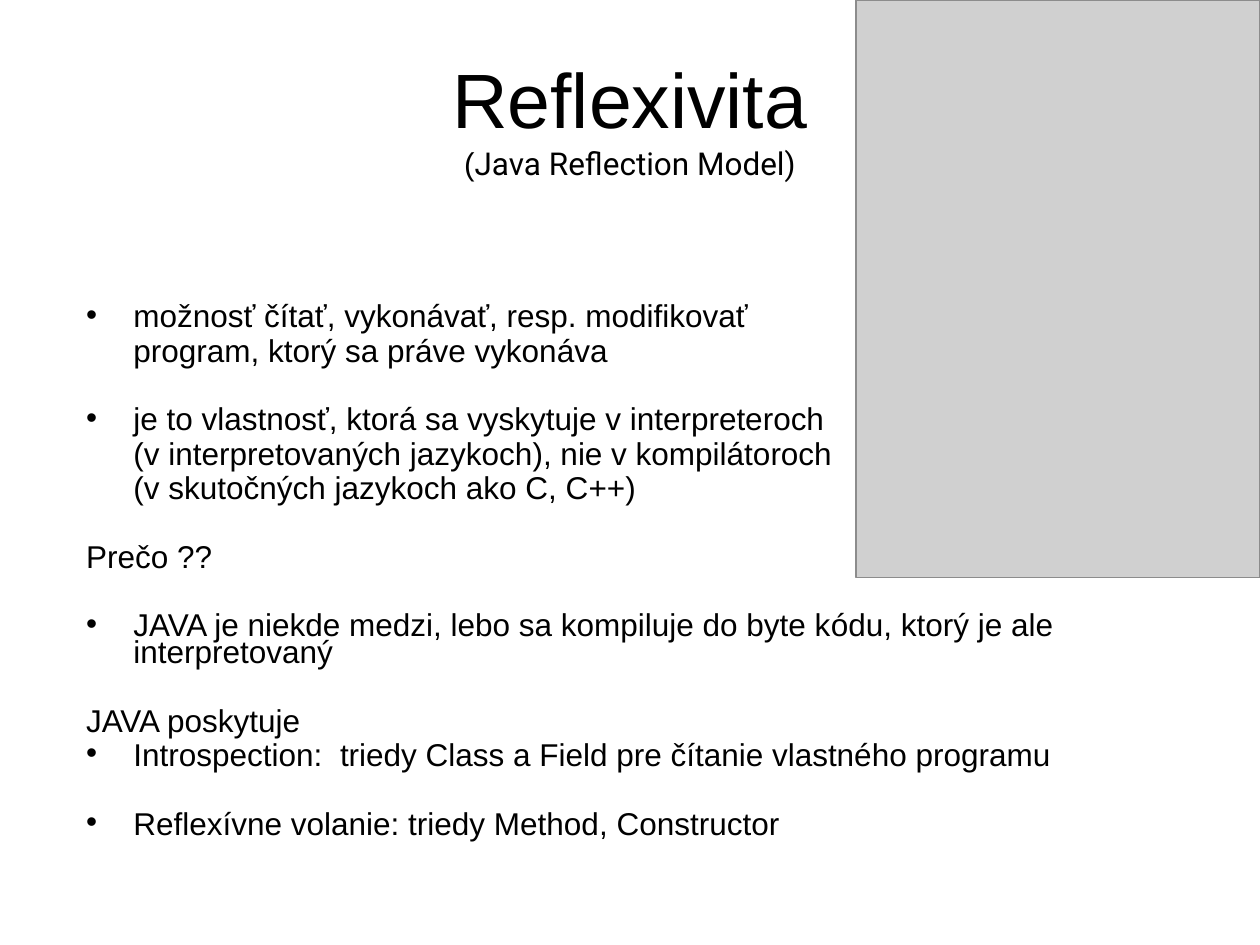
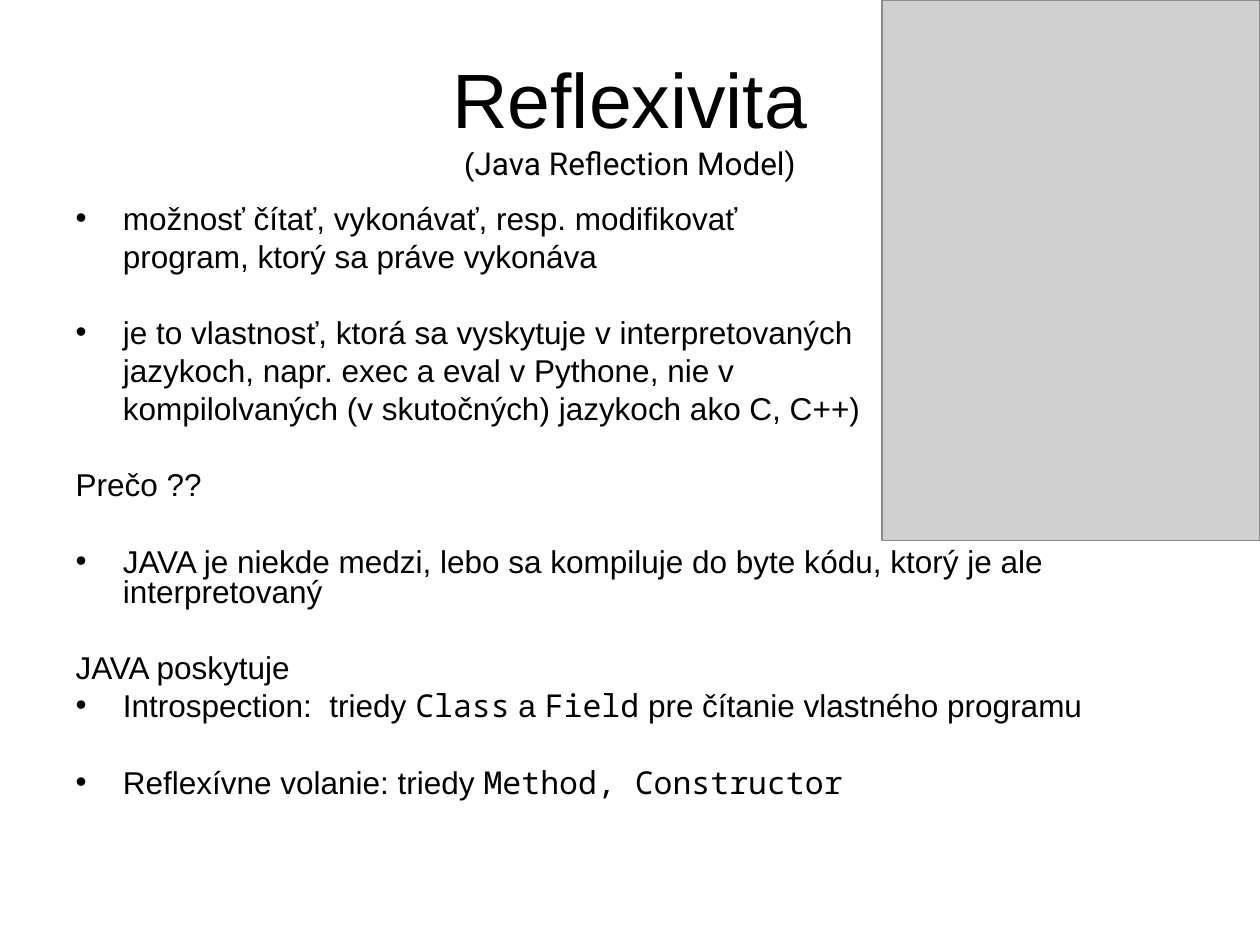
Before and after one commit to Programovanie4/Prednasky, a slide deck: slide 1 of 13/13_java.ppt. Drawn at 1260x945 pixels with LibreOffice and Linux fonts; fonts in the diff are those of the drawing; grey boxes stand for pictures. Boxes give left, top, right and bottom in pixels: in the first picture for what was removed or moved away, otherwise in the second. Text is boxed around its words. In the diff, an @@ line names an element or a change of style, - is before the commit and + after.

```diff
--- a/13/13_java.ppt
+++ b/13/13_java.ppt
@@ picture: place and size @@
-picture at (856,0,1260,577)
+picture at (882,0,1260,541)
@@ text "možnosť čítať, vykonávať, resp. modifikovať": place and size @@
-text "možnosť čítať, vykonávať, resp. modifikovať" at (86,303,1053,841)
+text "možnosť čítať, vykonávať, resp. modifikovať" at (76,206,1082,800)
@@ text at (76,206,1082,800): font Arial to Noto Sans Mono in "Class Field", "Method, Constructor"; line spacing 0.7 to 0.8 @@
@@ text at (123,320,860,426): text changed @@
-• je to vlastnosť, ktorá sa vyskytuje v interpreteroch
-(v interpretovaných jazykoch), nie v kompilátoroch
-(v skutočných jazykoch ako C, C++)
+• je to vlastnosť, ktorá sa vyskytuje v interpretovaných
+jazykoch, napr. exec a eval v Pythone, nie v
+kompilolvaných (v skutočných) jazykoch ako C, C++)
```
Also in this commit, not shown: 6 other slides changed, 2 slides added, 1 other file.
